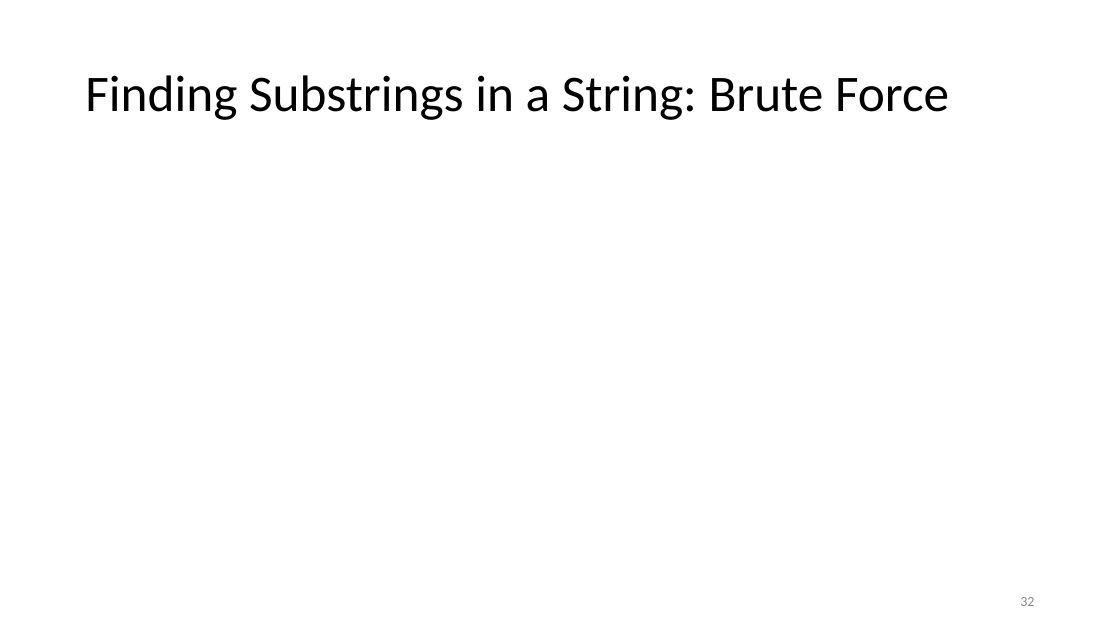
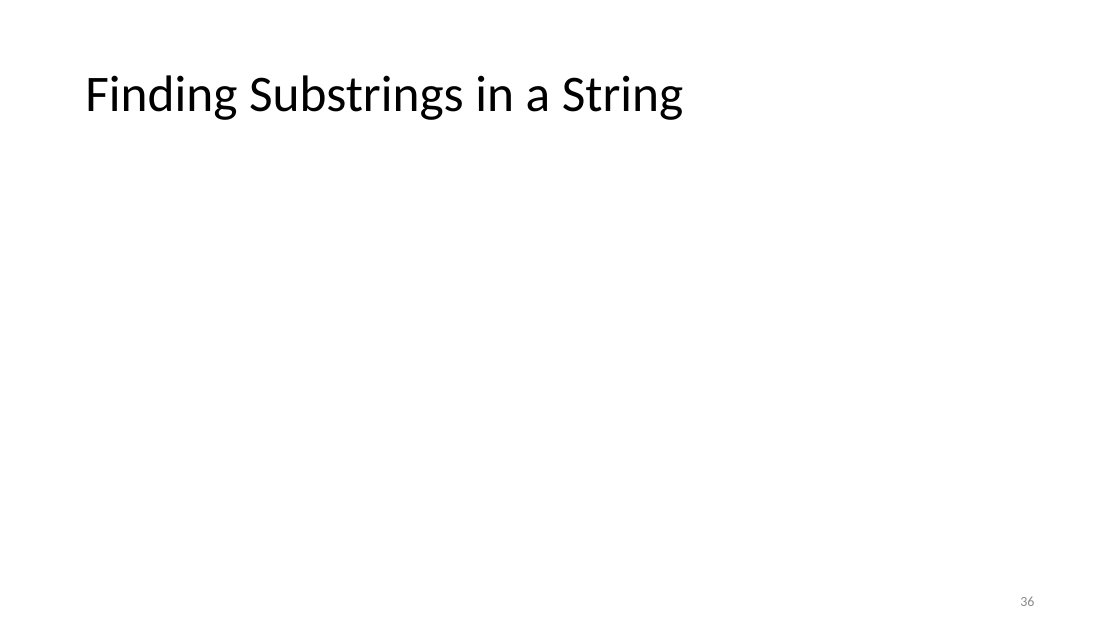
Before and after one commit to tjd1234/cmpt225summer2023, a slide deck: slide 36 of lecture_notes/week12/week12_strings.pptx (slide 32 before the commit). Drawn at 1120x630 pixels with LibreOffice and Linux fonts; fonts in the diff are those of the drawing; grey boxes stand for pictures. Boxes give left, top, right and bottom in pixels: in the first picture for what was removed or moved away, otherwise in the second. Text is boxed around its words. In the diff, an @@ line names an element or a change of style, - is before the commit and + after.

Commit message:
updated

```diff
--- a/lecture_notes/week12/week12_strings.pptx
+++ b/lecture_notes/week12/week12_strings.pptx
@@ title at box(85, 75, 683, 120): text changed @@
-Finding Substrings in a String: Brute Force
+Finding Substrings in a String
@@ page number at box(1020, 597, 1034, 606): text changed @@
-32
+36
```
Also in this commit, not shown: 1 other slide changed, 20 slides added.
